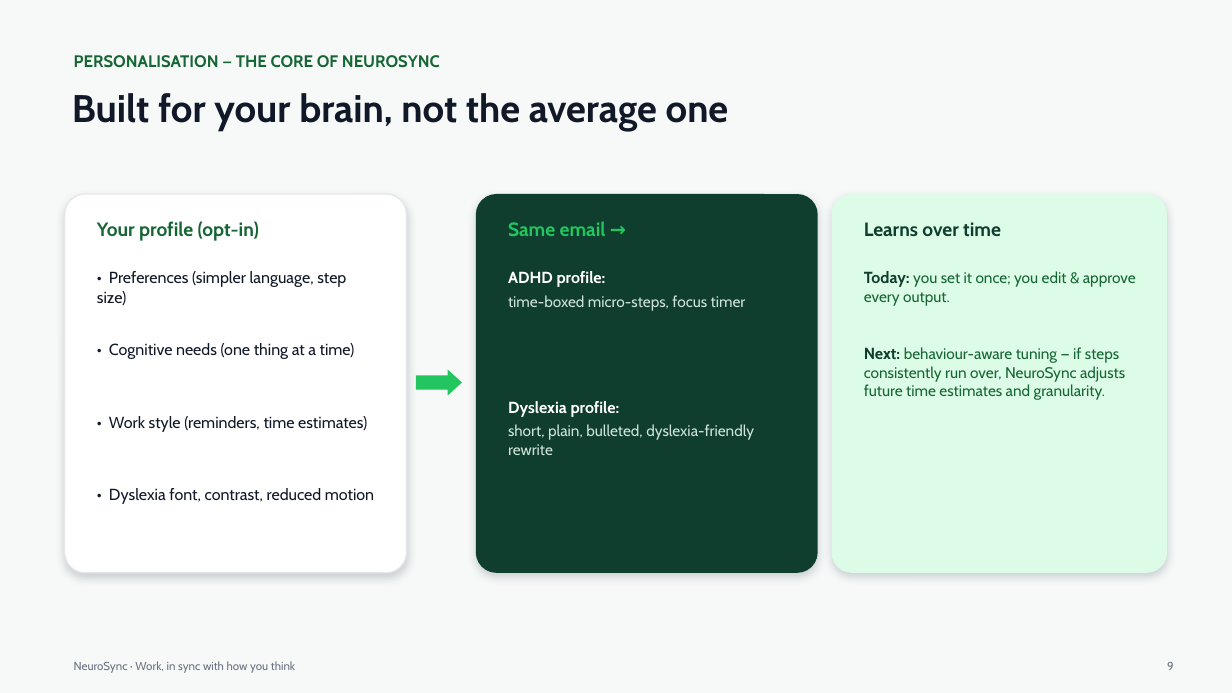
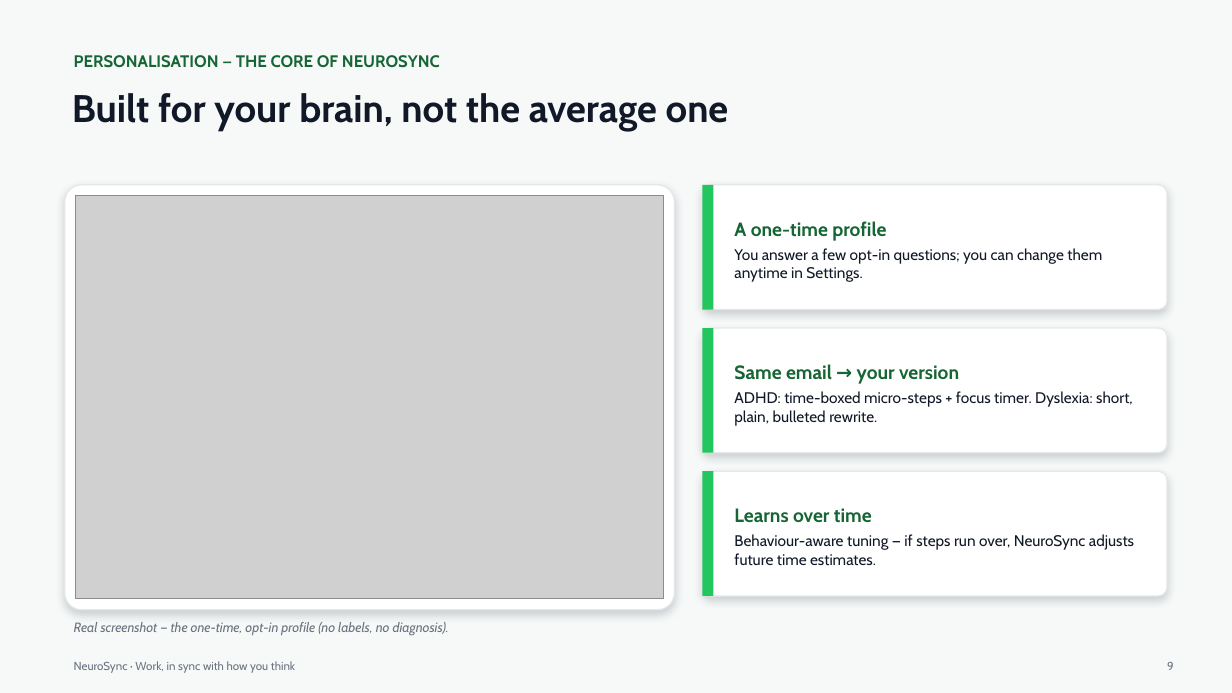
Before and after one commit to kumarsaransh55/NeuroSync, a slide deck: slide 9 of docs/NeuroSync-Final-Deck.pptx. Drawn at 1232x693 pixels with LibreOffice and Linux fonts; fonts in the diff are those of the drawing; grey boxes stand for pictures. Boxes give left, top, right and bottom in pixels: in the first picture for what was removed or moved away, otherwise in the second. Text is boxed around its words. In the diff, an @@ line names an element or a change of style, - is before the commit and + after.

```diff
--- a/docs/NeuroSync-Final-Deck.pptx
+++ b/docs/NeuroSync-Final-Deck.pptx
@@ rounded rectangle: place and size @@
-rounded rectangle at [65,194,407,573]
+rounded rectangle at [65,185,675,610]
@@ rounded rectangle at [65,185,675,610]: proportions changed @@
@@ picture added at [76,196,664,599] @@
@@ rounded rectangle removed at [476,194,818,573] @@
@@ rounded rectangle added at [702,185,1167,310], fill #FFFFFF, outline #E5E7EB 1 pt @@
@@ rectangle added at [702,185,714,310], fill #22C55E @@
@@ rounded rectangle removed at [832,194,1167,573] @@
@@ text removed at [97,221,259,241] @@
-Your profile (opt-in)
@@ text removed at [508,221,606,236] @@
-Same email →
@@ text added at [734,221,1102,282], 12 pt, text #111827 @@
+A one-time profile
+You answer a few opt-in questions; you can change them anytime in Settings.
@@ text removed at [864,222,1001,236] @@
-Learns over time
@@ text removed at [97,271,346,305] @@
-• Preferences (simpler language, step size)
@@ rounded rectangle added at [702,328,1167,453], fill #FFFFFF, outline #E5E7EB 1 pt @@
@@ rectangle added at [702,328,714,453], fill #22C55E @@
@@ text removed at [109,343,355,359] @@
-• Cognitive needs (one thing at a time)
@@ text "Same email → your version" at [734,364,1133,426]: vertical alignment top to middle @@
@@ right arrow removed at [416,370,462,396] @@
@@ text at [734,364,1133,426]: text changed; text colour #CFE3D9 to #111827 @@
-ADHD profile:
-time-boxed micro-steps, focus timer
+Same email → your version
+ADHD: time-boxed micro-steps + focus timer. Dyslexia: short, plain, bulleted rewrite.
@@ text removed at [109,416,367,432] @@
-• Work style (reminders, time estimates)
@@ text removed at [508,401,754,455] @@
-Dyslexia profile:
-short, plain, bulleted, dyslexia-friendly rewrite
@@ rounded rectangle added at [702,471,1167,596], fill #FFFFFF, outline #E5E7EB 1 pt @@
@@ rectangle added at [702,471,714,596], fill #22C55E @@
@@ text removed at [109,488,374,504] @@
-• Dyslexia font, contrast, reduced motion
@@ text "Learns over time" at [734,508,1134,565]: vertical alignment top to middle @@
@@ text at [734,508,1134,565]: text changed; text colour #166534 to #111827 @@
-Today: you set it once; you edit & approve every output.
-Next: behaviour-aware tuning — if steps consistently run over, NeuroSync adjusts future time estimates and granularity.
+Learns over time
+Behaviour-aware tuning — if steps run over, NeuroSync adjusts future time estimates.
@@ text added at [74,622,449,635], 10.5 pt, text #6B7280, italic @@
+Real screenshot — the one-time, opt-in profile (no labels, no diagnosis).
```
Also in this commit, not shown: 10 other slides changed, 1 slide added, 6 other files.
